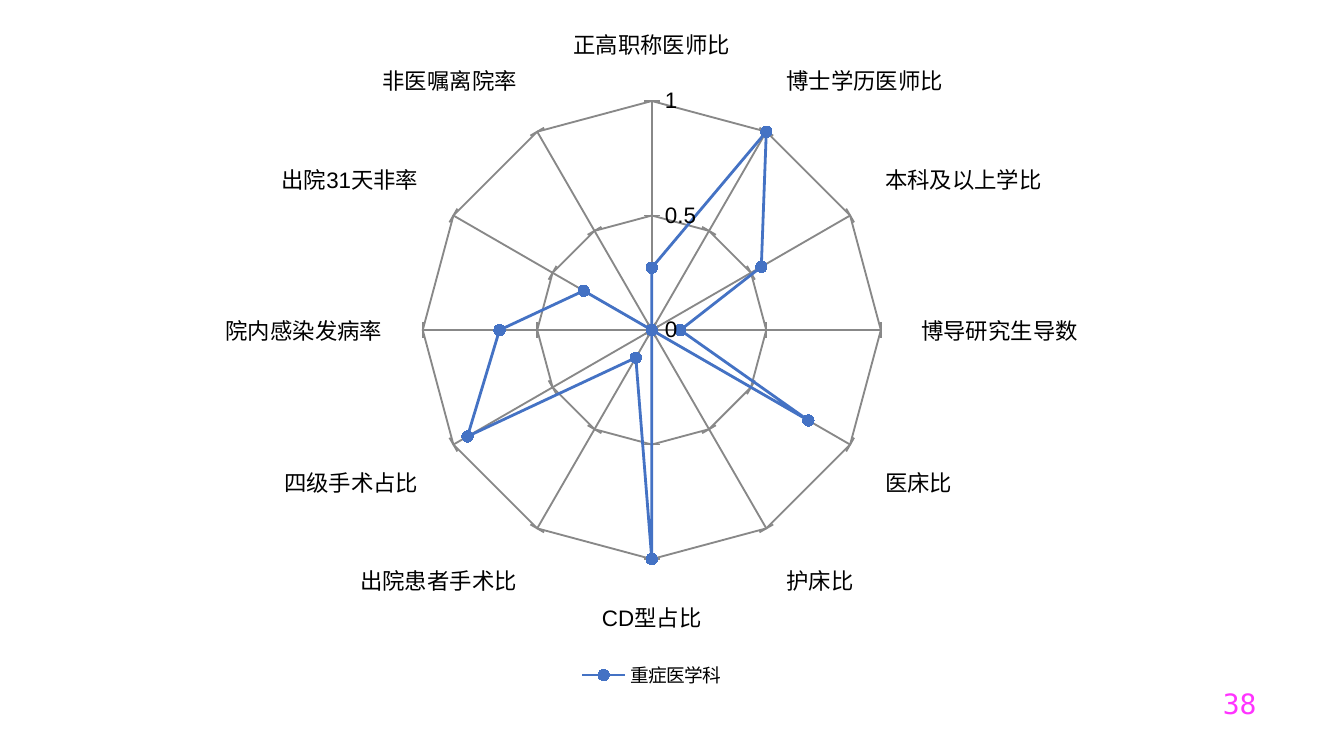
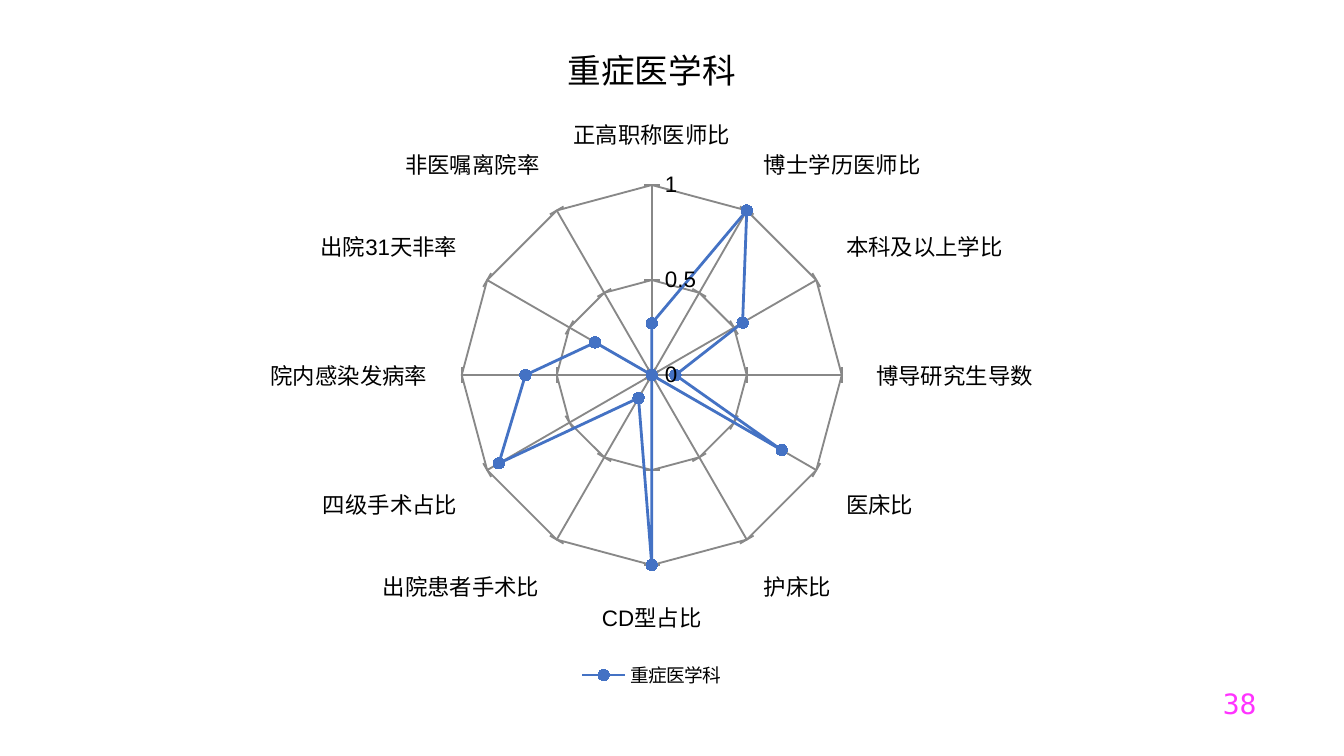
Before and after one commit to Tostig0916/hqcoffee, a slide deck: slide 38 of outputs/PPT/jsszyy.pptxgen.pptx. Drawn at 1344x756 pixels with LibreOffice and Linux fonts; fonts in the diff are those of the drawing. Boxes give left, top, right and bottom in pixels: in the first picture for what was removed or moved away, otherwise in the second. Text is boxed around its words. In the diff, an @@ line names an element or a change of style, - is before the commit and + after.

```diff
--- a/outputs/PPT/jsszyy.pptxgen.pptx
+++ b/outputs/PPT/jsszyy.pptxgen.pptx
@@ radar chart at <box>13,13,1290,694</box> @@
@@ title "重症医学科" added @@
```
Also in this commit, not shown: 36 other slides changed, 2 other files.
